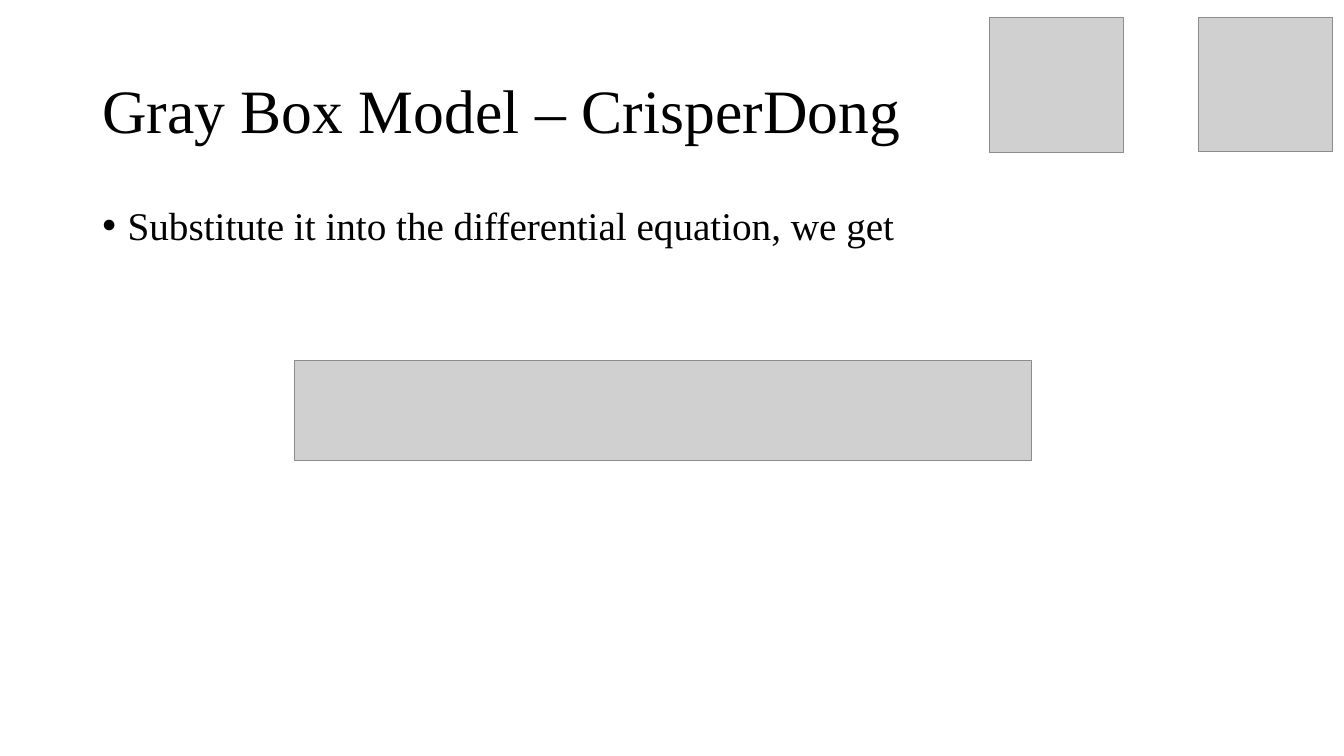
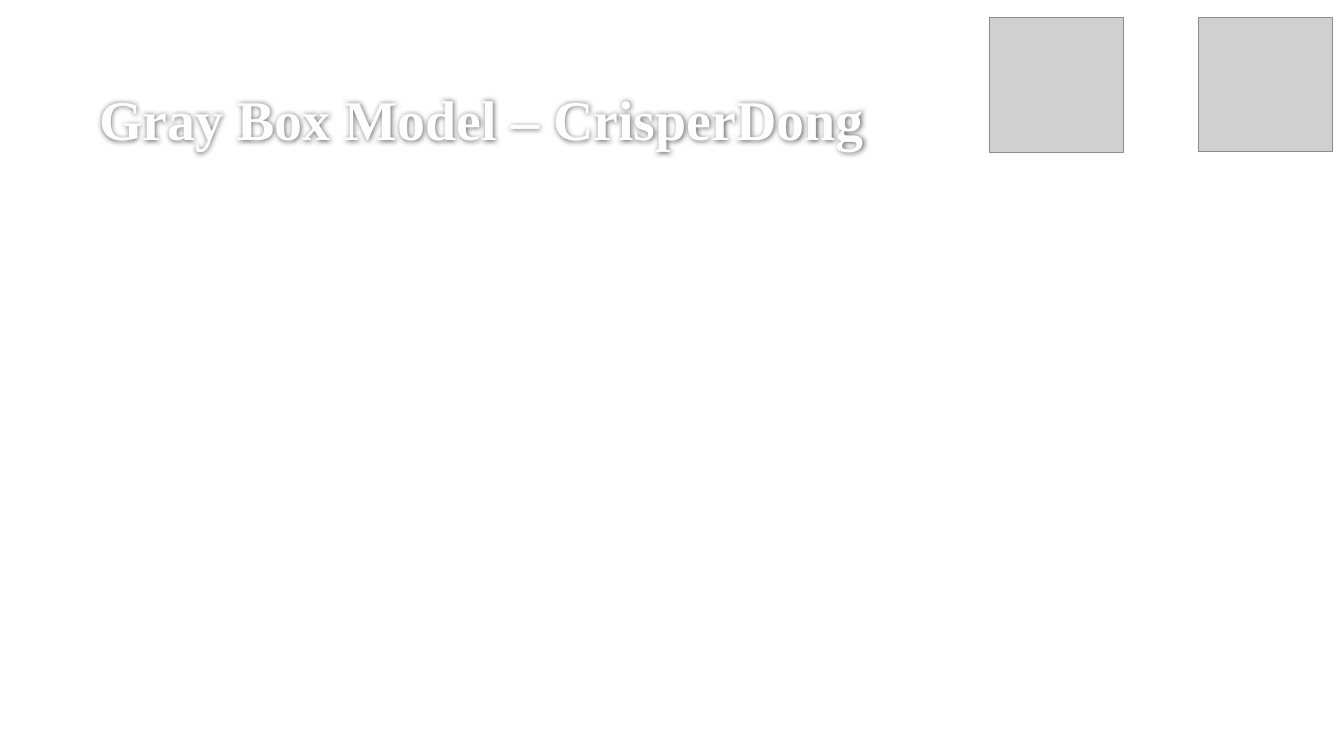
Before and after one commit to stOOrz-Science-Mind/2019_HiMCM_A_10006, a slide deck: slide 19 of 10005.pptx. Drawn at 1344x756 pixels with LibreOffice and Linux fonts; fonts in the diff are those of the drawing; grey boxes stand for pictures; background and template pictures are left out. Boxes give left, top, right and bottom in pixels: in the first picture for what was removed or moved away, otherwise in the second. Text is boxed around its words. In the diff, an @@ line names an element or a change of style, - is before the commit and + after.

```diff
--- a/10005.pptx
+++ b/10005.pptx
@@ title "Gray Box Model – CrisperDong": place and size @@
-title "Gray Box Model – CrisperDong" at bbox=[102, 90, 900, 144]
+title "Gray Box Model – CrisperDong" at bbox=[99, 100, 864, 150]
@@ title "Gray Box Model – CrisperDong" at bbox=[99, 100, 864, 150]: size 44 to 40 pt, text colour #000000 to #FEFEFE, bold on; line spacing 0.9 to 1; vertical alignment middle to bottom @@
@@ text removed at bbox=[128, 212, 894, 247] @@
-• Substitute it into the differential equation, we get
@@ picture removed at bbox=[295, 360, 1031, 460] @@
```
Also in this commit, not shown: 43 other slides changed, 1 slide added.
